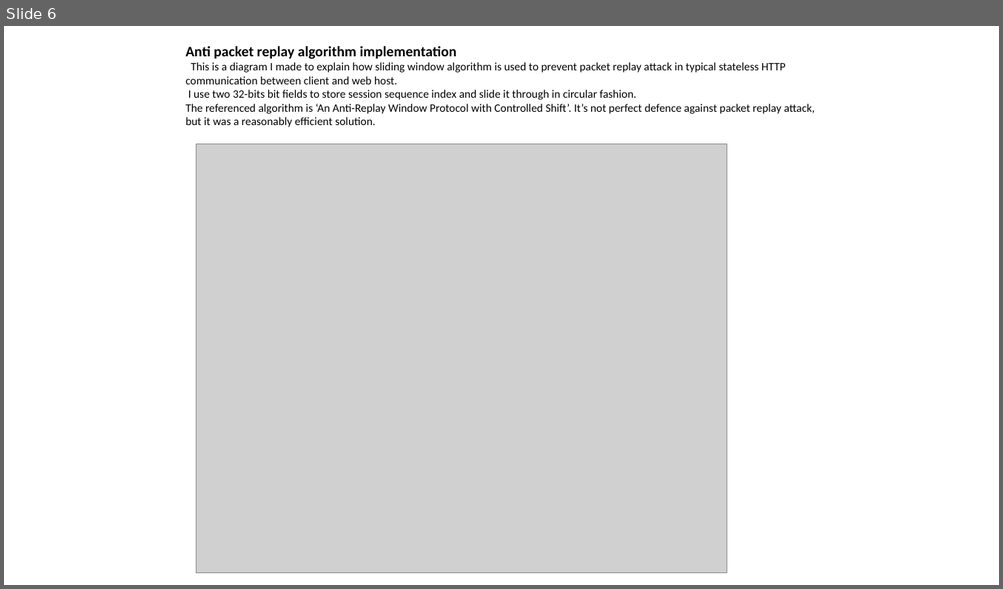
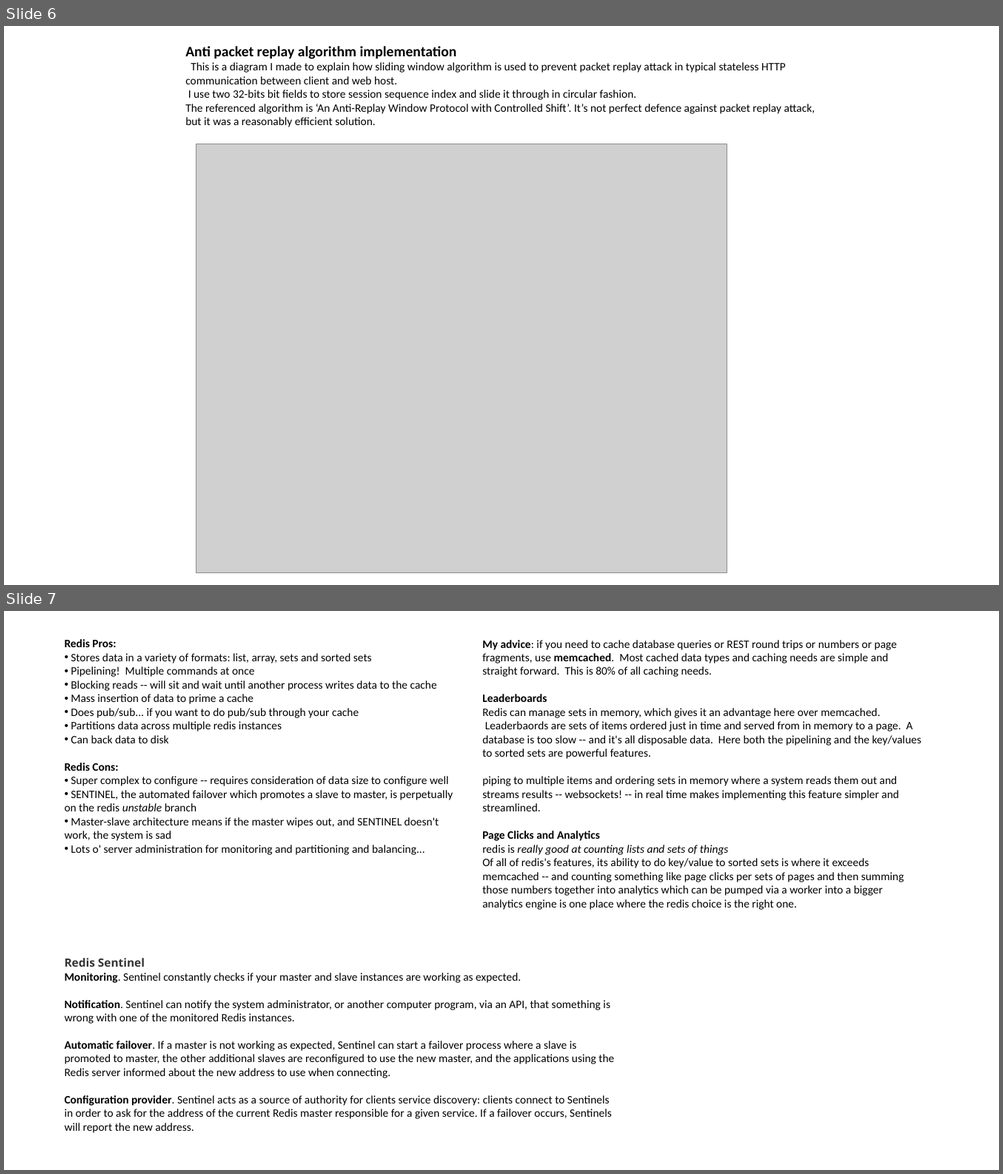
Before and after one commit to crenique/TechDoc, a slide deck: TechDoc.pptx. Shown one above the other, each under a label of ours: slide 6 before the commit, slides 6 and 7 after it. The pictures are 1003x589 and 1003x1174 pixels, drawn with LibreOffice and Linux fonts; fonts in the diff are those of the drawing; grey boxes stand for pictures. Boxes give left, top, right and bottom in pixels: in the first picture for what was removed or moved away, otherwise in the second. Text is boxed around its words. In the diff, an @@ line names an element or a change of style, - is before the commit and + after.

```diff
--- a/TechDoc.pptx
+++ b/TechDoc.pptx
@@ slide 7 added at (x1=4, y1=611, x2=999, y2=1170), background #FFFFFF @@
@@ text added at (x1=65, y1=639, x2=453, y2=855), 11 pt, text #000000 @@
+Redis Pros:
+• Stores data in a variety of formats: list, array, sets and sorted sets
+• Pipelining! Multiple commands at once
+• Blocking reads -- will sit and wait until another process writes data to the cache
+• Mass insertion of data to prime a cache
+• Does pub/sub... if you want to do pub/sub through your cache
+• Partitions data across multiple redis instances
+• Can back data to disk
+Redis Cons:
+• Super complex to configure -- requires consideration of data size to configure well
+• SENTINEL, the automated failover which promotes a slave to master, is perpetually on the redis unstable branch
+• Master-slave architecture means if the master wipes out, and SENTINEL doesn't work, the system is sad
+• Lots o' server administration for monitoring and partitioning and balancing...
@@ text added at (x1=482, y1=640, x2=922, y2=910), 11 pt, text #000000 @@
+My advice: if you need to cache database queries or REST round trips or numbers or page fragments, use memcached. Most cached data types and caching needs are simple and straight forward. This is 80% of all caching needs.
+Leaderboards
+Redis can manage sets in memory, which gives it an advantage here over memcached. Leaderbaords are sets of items ordered just in time and served from in memory to a page. A database is too slow -- and it's all disposable data. Here both the pipelining and the key/values to sorted sets are powerful features.
+piping to multiple items and ordering sets in memory where a system reads them out and streams results -- websockets! -- in real time makes implementing this feature simpler and streamlined.
+Page Clicks and Analytics
+redis is really good at counting lists and sets of things
+Of all of redis's features, its ability to do key/value to sorted sets is where it exceeds memcached -- and counting something like page clicks per sets of pages and then summing those numbers together into analytics which can be pumped via a worker into a bigger analytics engine is one place where the redis choice is the right one.
@@ text added at (x1=65, y1=958, x2=614, y2=1133), 11 pt, text #000000 @@
+Redis Sentinel
+Monitoring. Sentinel constantly checks if your master and slave instances are working as expected.
+Notification. Sentinel can notify the system administrator, or another computer program, via an API, that something is wrong with one of the monitored Redis instances.
+Automatic failover. If a master is not working as expected, Sentinel can start a failover process where a slave is promoted to master, the other additional slaves are reconfigured to use the new master, and the applications using the Redis server informed about the new address to use when connecting.
+Configuration provider. Sentinel acts as a source of authority for clients service discovery: clients connect to Sentinels in order to ask for the address of the current Redis master responsible for a given service. If a failover occurs, Sentinels will report the new address.
```
Also in this commit, not shown: 3 slides changed, 3 other slides added.
